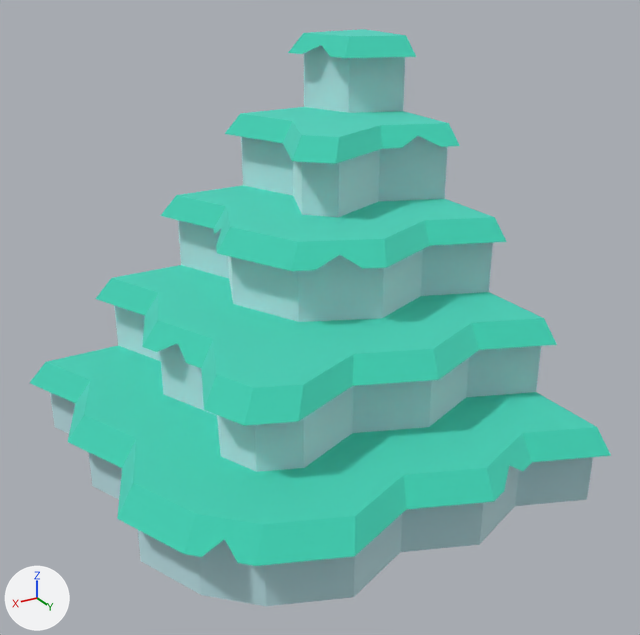
A saved change to the glTF model public/models/nf2/nature/cliff_stepsCorner_stone.glb.
Camera for both pictures: a 50 mm lens placed at (0.97, 1.704, 1.193), pointed at (-0.006, 0.078, 0.38). Every picture has the same lights, and +X, +Y and +Z are marked at lower left. The first picture is the older version. Where no turn or scale is listed for an object, it has been applied to the vertices.

In view in the first picture: 'cliff_stepsCorner_stone'.
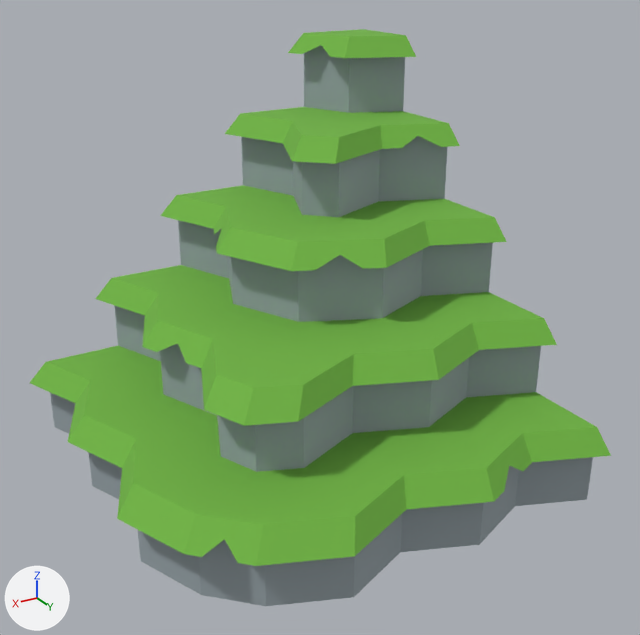
What differs and where, as boxes [x1, y1, x2, y2] in the pictures (640 x 635 px):
'cliff_stepsCorner_stone', recoloured, surface changed (darker): [30, 29, 611, 606] in both

The change, as a diff of the scene's bpy script:
```diff
--- a/public/models/nf2/nature/cliff_stepsCorner_stone.glb.py
+++ b/public/models/nf2/nature/cliff_stepsCorner_stone.glb.py
@@ mat_stone @@
 mat_stone = principled_material('stone')
-mat_stone.base_color = (0.722, 0.886, 0.91)  # pale blue #ddf2f5
-mat_stone.metallic = 1.0
+mat_stone.base_color = (0.323, 0.381, 0.407)  # grey #9aa6ab
 mat_stone.roughness = 1.0
@@ mat_grass @@
 mat_grass = principled_material('grass')
-mat_grass.base_color = (0.173, 0.847, 0.722)  # cyan #73eddd
-mat_grass.metallic = 1.0
+mat_grass.base_color = (0.159, 0.451, 0.0513)  # green #6fb340
 mat_grass.roughness = 1.0
@@ ob_tmpparent @@
-ob_tmpparent = bpy.data.objects.new('tmpParent', None)
-ob_tmpparent.location = (0.0, 0.0, 0.0)
```
